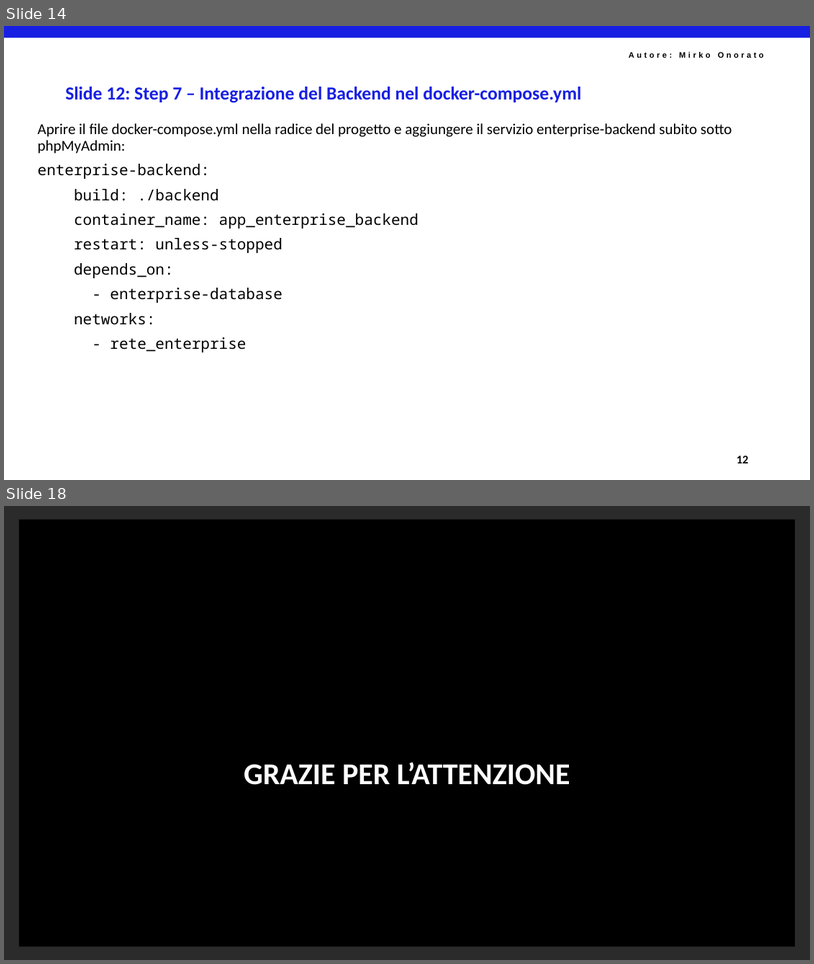
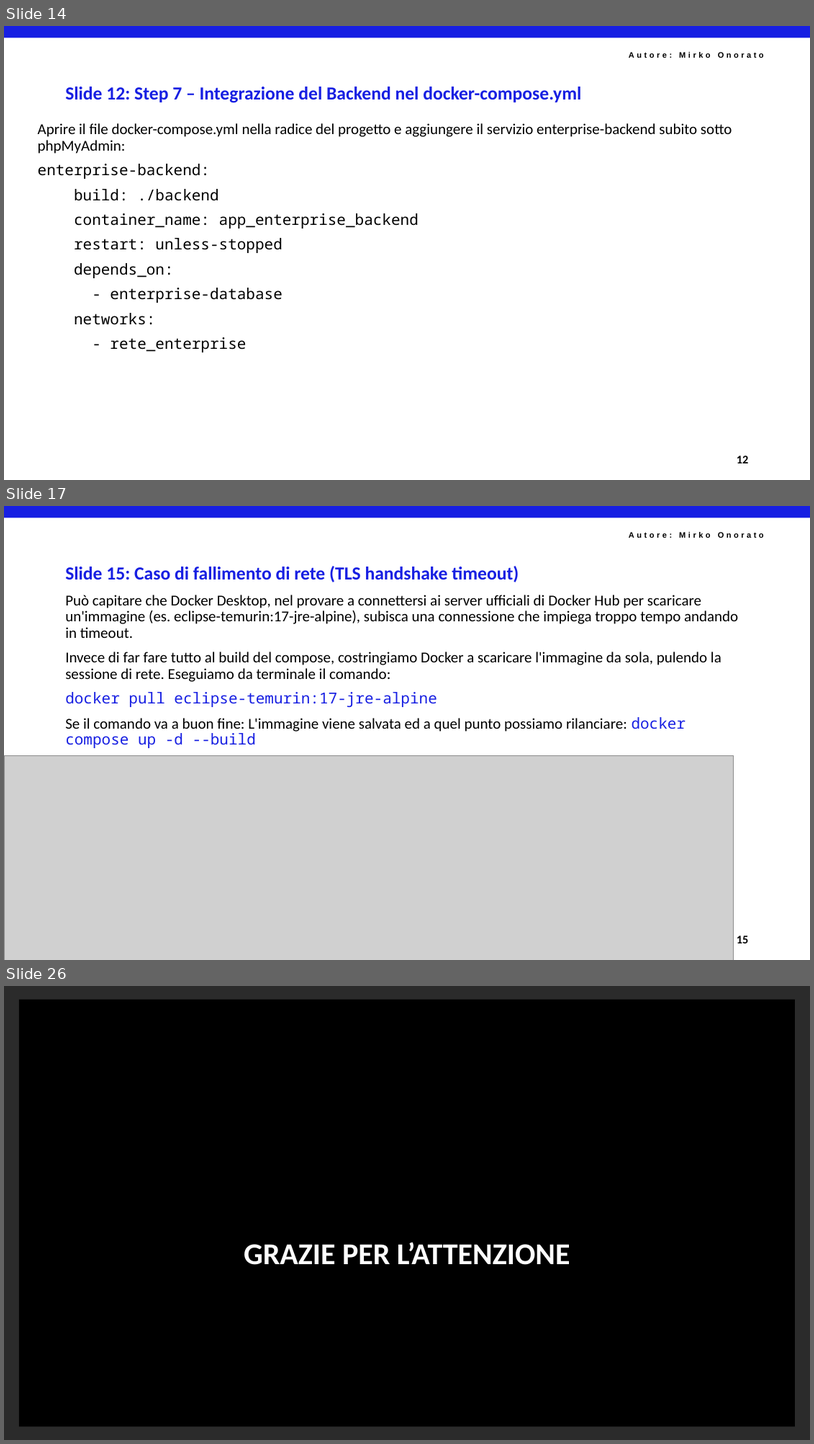
Before and after one commit to mirkoSkF/Docker-Slides, a slide deck: Lab 3.b - Stack Enterprise con Nginx Proxy Manager.pptx. Shown one above the other, each under a label of ours: slides 14 and 18 before the commit, slides 14, 17 and 26 after it; the slides between them are not shown. The pictures are 814x964 and 814x1444 pixels, drawn with LibreOffice and Linux fonts; fonts in the diff are those of the drawing; grey boxes stand for pictures; background and template pictures are left out; a plain dark background stands for a picture behind light text. Boxes give left, top, right and bottom in pixels: in the first picture for what was removed or moved away, otherwise in the second. Text is boxed around its words. In the diff, an @@ line names an element or a change of style, - is before the commit and + after.

```diff
--- a/Lab 3.b - Stack Enterprise con Nginx Proxy Manager.pptx
+++ b/Lab 3.b - Stack Enterprise con Nginx Proxy Manager.pptx
@@ slide 17 added at (4,506,810,960), background #FFFFFF; not listed: 2 template elements that a slide beside it also shows @@
@@ title added at (65,566,519,582), 22 pt, text #171FE2, bold @@
+Slide 15: Caso di fallimento di rete (TLS handshake timeout)
@@ text added at (65,595,738,748), 18 pt, text #000000 @@
+Può capitare che Docker Desktop, nel provare a connettersi ai server ufficiali di Docker Hub per scaricare un'immagine (es. eclipse-temurin:17-jre-alpine), subisca una connessione che impiega troppo tempo andando in timeout.
+Invece di far fare tutto al build del compose, costringiamo Docker a scaricare l'immagine da sola, pulendo la sessione di rete. Eseguiamo da terminale il comando:
+docker pull eclipse-temurin:17-jre-alpine
+Se il comando va a buon fine: L'immagine viene salvata ed a quel punto possiamo rilanciare: docker compose up -d --build
@@ picture added at (4,755,734,960) @@
@@ text added at (737,935,749,943), 14 pt, text #000000, bold @@
+15
@@ what was slide 18 is now slide 26 @@
```
Also in this commit, not shown: 3 slides changed, 7 other slides added.
